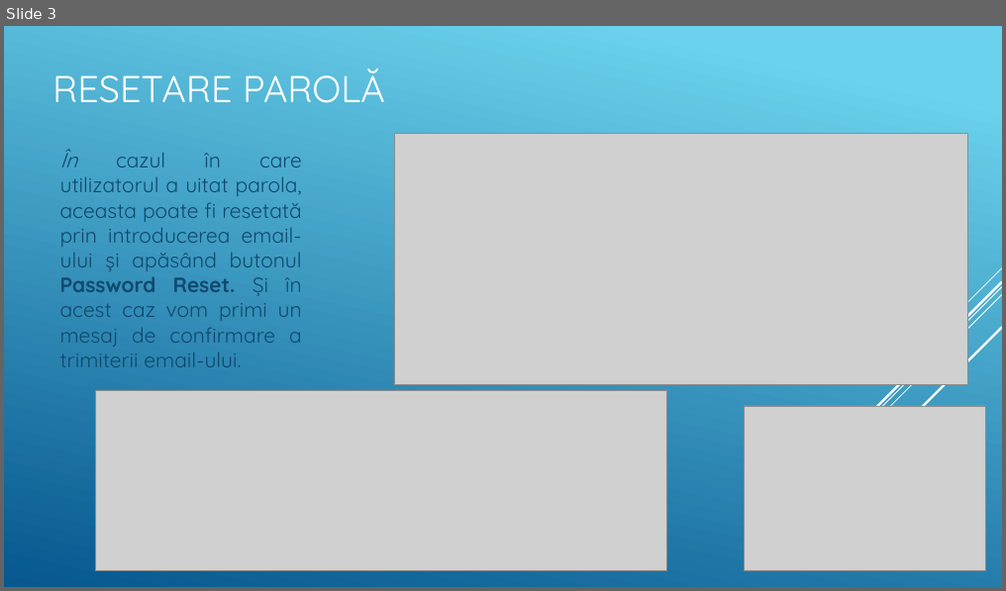
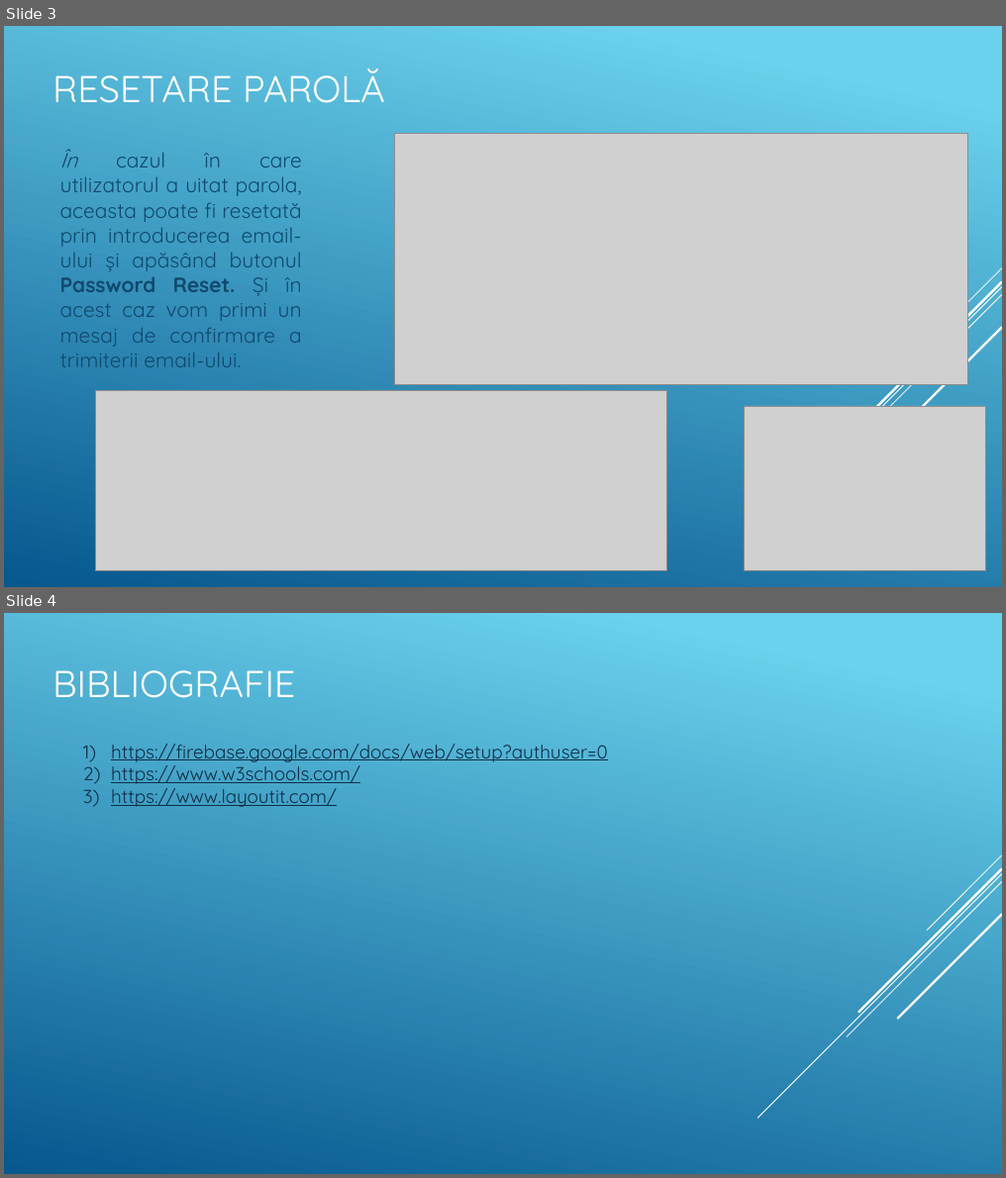
Before and after one commit to qxx3149/RentCarSv, a slide deck: Prezentare TWAAOS Login Iulian Ivascu.pptx. Shown one above the other, each under a label of ours: slide 3 before the commit, slides 3 and 4 after it. The pictures are 1006x591 and 1006x1178 pixels, drawn with LibreOffice and Linux fonts; fonts in the diff are those of the drawing; grey boxes stand for pictures. Boxes give left, top, right and bottom in pixels: in the first picture for what was removed or moved away, otherwise in the second. Text is boxed around its words. In the diff, an @@ line names an element or a change of style, - is before the commit and + after.

Commit message:
Update documentatie+prezentare
adaugare bibliografie

```diff
--- a/Prezentare TWAAOS Login Iulian Ivascu.pptx
+++ b/Prezentare TWAAOS Login Iulian Ivascu.pptx
@@ slide 4 added at (4,613,1002,1174), background gradient #6ED2EB to #06588E; not listed: 5 template elements that a slide beside it also shows @@
@@ title added at (53,670,295,698), 36 pt, text #FFFFFF @@
+BIBLIOGRAFIE
@@ text added at (111,744,608,807), 18 pt, text #0D2E46, underline @@
+1) https://firebase.google.com/docs/web/setup?authuser=0
+2) https://www.w3schools.com/
+3) https://www.layoutit.com/
```
Also in this commit, not shown: 1 other file.
